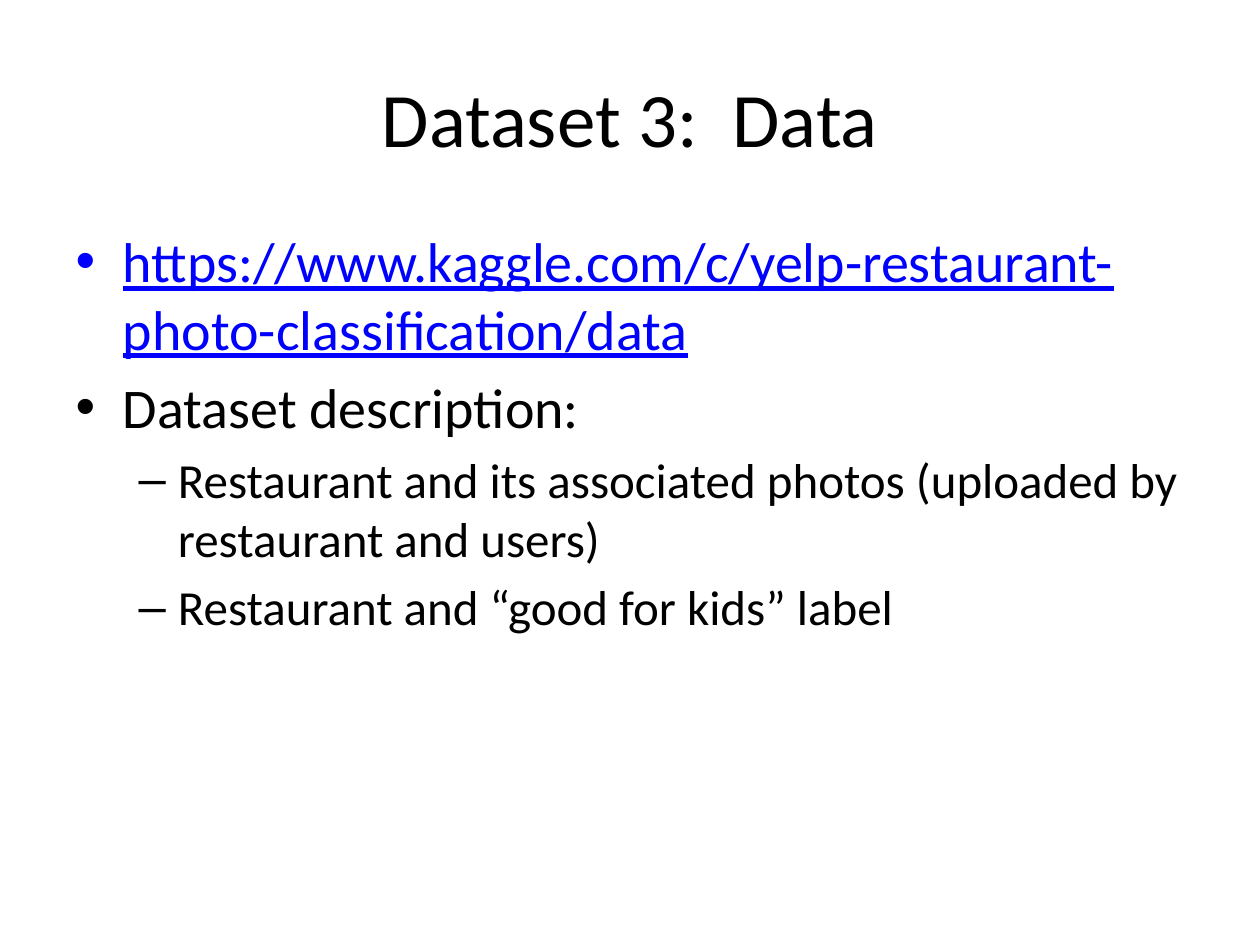
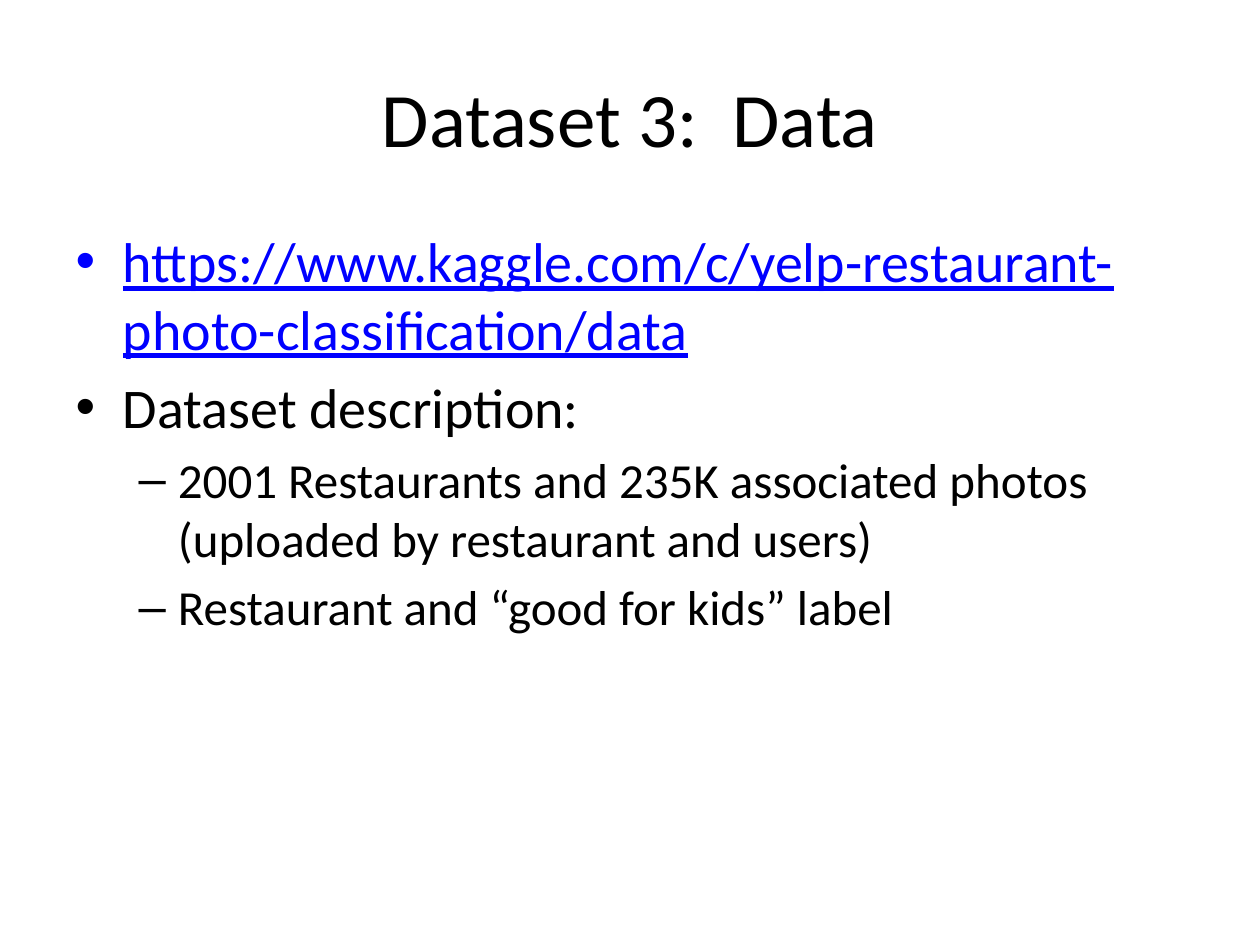
Before and after one commit to cefan-2000/DS-SF-34, a slide deck: slide 9 of final-project/1/DS-SF-34_Final_Project_Part1_Carol_Fan_7May2017.pptx. Drawn at 1260x945 pixels with LibreOffice and Linux fonts; fonts in the diff are those of the drawing. Boxes give left, top, right and bottom in pixels: in the first picture for what was removed or moved away, otherwise in the second. Text is boxed around its words. In the diff, an @@ line names an element or a change of style, - is before the commit and + after.

```diff
--- a/final-project/1/DS-SF-34_Final_Project_Part1_Carol_Fan_7May2017.pptx
+++ b/final-project/1/DS-SF-34_Final_Project_Part1_Carol_Fan_7May2017.pptx
@@ text at [178,464,1087,565]: text changed @@
-  – Restaurant and its associated photos (uploaded by restaurant and users)
+  – 2001 Restaurants and 235K associated photos (uploaded by restaurant and users)
```
Also in this commit, not shown: 1 other file.
